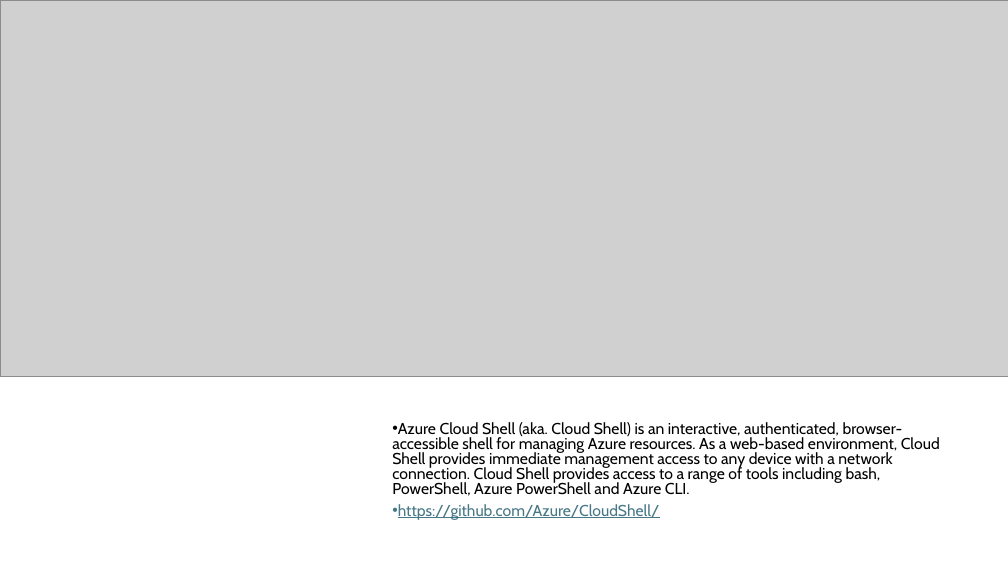
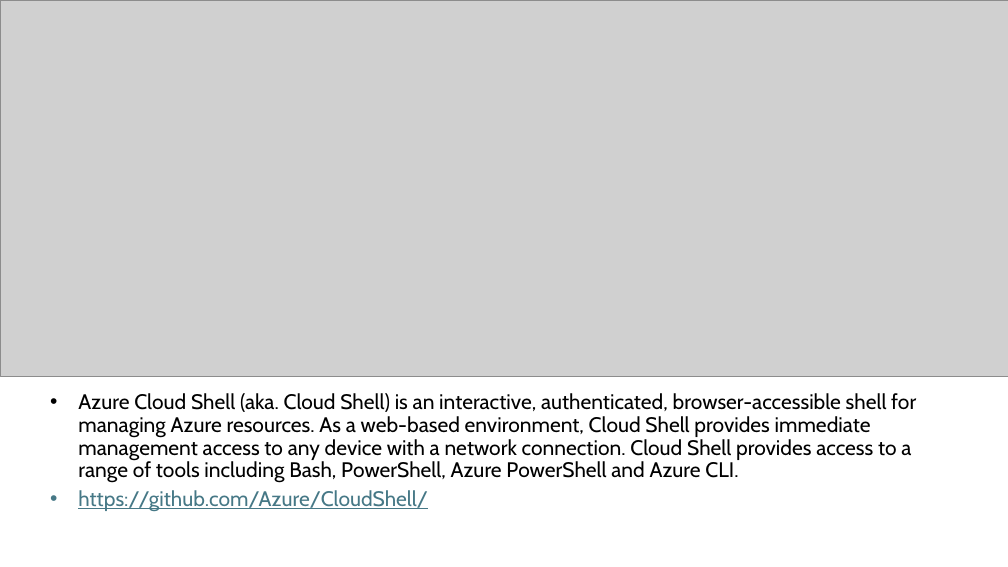
Before and after one commit to theJasonHelmick/Summit2024, a slide deck: slide 4 of Preso-cloud-shell.pptx. Drawn at 1008x567 pixels with LibreOffice and Linux fonts; fonts in the diff are those of the drawing; grey boxes stand for pictures. Boxes give left, top, right and bottom in pixels: in the first picture for what was removed or moved away, otherwise in the second. Text is boxed around its words. In the diff, an @@ line names an element or a change of style, - is before the commit and + after.

```diff
--- a/Preso-cloud-shell.pptx
+++ b/Preso-cloud-shell.pptx
@@ text "Azure Cloud Shell (aka. Cloud ...": place and size @@
-text "Azure Cloud Shell (aka. Cloud ..." at bbox=[392, 422, 940, 520]
+text "Azure Cloud Shell (aka. Cloud ..." at bbox=[78, 393, 916, 511]
@@ text "Azure Cloud Shell (aka. Cloud ..." at bbox=[78, 393, 916, 511]: vertical alignment middle to top @@
@@ text at bbox=[78, 393, 916, 483]: text changed; size 15 to 20 pt @@
-• Azure Cloud Shell (aka. Cloud Shell) is an interactive, authenticated, browser-accessible shell for managing Azure resources. As a web-based environment, Cloud Shell provides immediate management access to any device with a network connection. Cloud Shell provides access to a range of tools including bash, PowerShell, Azure PowerShell and Azure CLI.
+• Azure Cloud Shell (aka. Cloud Shell) is an interactive, authenticated, browser-accessible shell for managing Azure resources. As a web-based environment, Cloud Shell provides immediate management access to any device with a network connection. Cloud Shell provides access to a range of tools including Bash, PowerShell, Azure PowerShell and Azure CLI.
@@ text at bbox=[78, 490, 428, 511]: size 15 to 20 pt in "https://github.com/Azure/CloudShell/"; indent changed; line spacing 0.8 to 0.9 @@
```
Also in this commit, not shown: 5 other slides changed, 1 other file.
